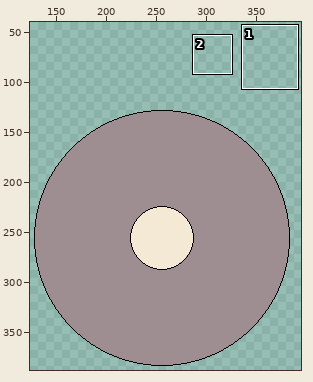
A pixel-art file gets an edit: Pixelfart/frog/ship.aseprite. Above: a wide view before the commit, with the close-up outlined.
Close-up. Old version:
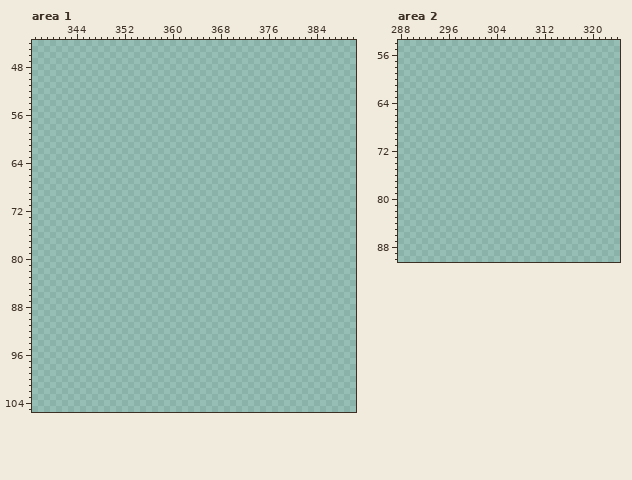
512x512 pixels, 1 frame. Shown: area 1: x 337..390, y 44..105; area 2: x 288..324, y 54..90. The wide view leaves out empty margins. The commit also changed other parts of the picture, which this record leaves out.
Now the later version:
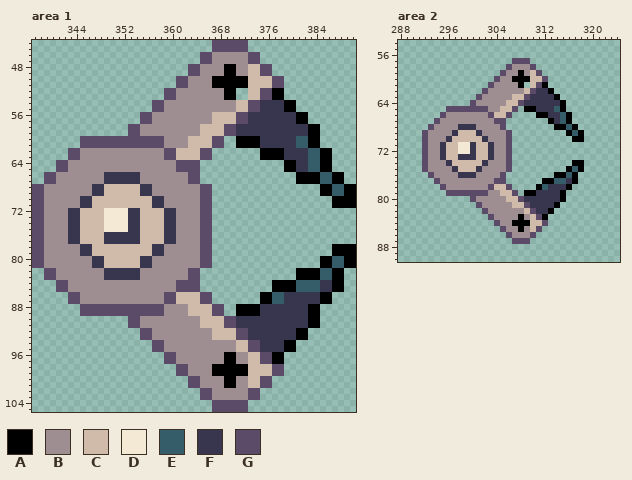
Palette (. is transparent): A #000000  B #9e8e91  C #d0baa9  D #f4e9d4  E #355d69  F #37364e  G #5b4a68
The commit says: Claw Open
Change:
layer "claw" added
--- area 1, layer "claw"
@@ x 337..390 @@
- 44 ......................................................
- 45 ......................................................
- 46 ......................................................
- 47 ......................................................
- 48 ......................................................
- 49 ......................................................
- 50 ......................................................
- 51 ......................................................
- 52 ......................................................
- 53 ......................................................
- 54 ......................................................
- 55 ......................................................
- 56 ......................................................
- 57 ......................................................
- 58 ......................................................
- 59 ......................................................
- 60 ......................................................
- 61 ......................................................
- 62 ......................................................
- 63 ......................................................
- 64 ......................................................
- 65 ......................................................
- 66 ......................................................
- 67 ......................................................
- 68 ......................................................
- 69 ......................................................
- 70 ......................................................
- 71 ......................................................
- 72 ......................................................
- 73 ......................................................
- 74 ......................................................
- 75 ......................................................
- 76 ......................................................
- 77 ......................................................
- 78 ......................................................
- 79 ......................................................
- 80 ......................................................
- 81 ......................................................
- 82 ......................................................
- 83 ......................................................
- 84 ......................................................
- 85 ......................................................
- 86 ......................................................
- 87 ......................................................
- 88 ......................................................
- 89 ......................................................
- 90 ......................................................
- 91 ......................................................
- 92 ......................................................
- 93 ......................................................
- 94 ......................................................
- 95 ......................................................
- 96 ......................................................
- 97 ......................................................
- 98 ......................................................
- 99 ......................................................
-100 ......................................................
-101 ......................................................
-102 ......................................................
-103 ......................................................
-104 ......................................................
-105 ......................................................
+ 44 ..............................GGGGGG..................
+ 45 ..............................GGGGGG..................
+ 46 ............................GGBBBBBBGG................
+ 47 ............................GGBBBBBBGG................
+ 48 ..........................GGBBBBAABBCCGG..............
+ 49 ..........................GGBBBBAABBCCGG..............
+ 50 ........................GGBBBBAAAAAACCCCGG............
+ 51 ........................GGBBBBAAAAAACCCCGG............
+ 52 ......................GGBBBBBBBBAA..CCGGAA............
+ 53 ......................GGBBBBBBBBAA..CCGGAA............
+ 54 ....................GGBBBBBBBBBBBBCCGGFFFFAA..........
+ 55 ....................GGBBBBBBBBBBBBCCGGFFFFAA..........
+ 56 ..................GGBBBBBBBBBBCCCCGGFFFFFFFFAA........
+ 57 ..................GGBBBBBBBBBBCCCCGGFFFFFFFFAA........
+ 58 ................GGBBBBBBBBBBCCCCGGFFFFFFFFFFFFAA......
+ 59 ................GGBBBBBBBBBBCCCCGGFFFFFFFFFFFFAA......
+ 60 ........GGGGGGGGGGGGGGBBBBCCCCGG..AAAAFFFFFFEEAA......
+ 61 ........GGGGGGGGGGGGGGBBBBCCCCGG..AAAAFFFFFFEEAA......
+ 62 ......GGBBBBBBBBBBBBBBGGCCCCGG........AAAAFFFFEEAA....
+ 63 ......GGBBBBBBBBBBBBBBGGCCCCGG........AAAAFFFFEEAA....
+ 64 ....GGBBBBBBBBBBBBBBBBBBGGGG..............AAFFEEAA....
+ 65 ....GGBBBBBBBBBBBBBBBBBBGGGG..............AAFFEEAA....
+ 66 ..GGBBBBBBBBFFFFFFBBBBBBBBGG................AAAAEEAA..
+ 67 ..GGBBBBBBBBFFFFFFBBBBBBBBGG................AAAAEEAA..
+ 68 GGBBBBBBBBFFCCCCCCFFBBBBBBBBGG..................AAEEAA
+ 69 GGBBBBBBBBFFCCCCCCFFBBBBBBBBGG..................AAEEAA
+ 70 GGBBBBBBFFCCCCCCCCCCFFBBBBBBGG....................AAAA
+ 71 GGBBBBBBFFCCCCCCCCCCFFBBBBBBGG....................AAAA
+ 72 GGBBBBFFCCCCDDDDFFCCCCFFBBBBGG........................
+ 73 GGBBBBFFCCCCDDDDFFCCCCFFBBBBGG........................
+ 74 GGBBBBFFCCCCDDDDFFCCCCFFBBBBGG........................
+ 75 GGBBBBFFCCCCDDDDFFCCCCFFBBBBGG........................
+ 76 GGBBBBFFCCCCFFFFFFCCCCFFBBBBGG........................
+ 77 GGBBBBFFCCCCFFFFFFCCCCFFBBBBGG........................
+ 78 GGBBBBBBFFCCCCCCCCCCFFBBBBBBGG....................AAAA
+ 79 GGBBBBBBFFCCCCCCCCCCFFBBBBBBGG....................AAAA
+ 80 GGBBBBBBBBFFCCCCCCFFBBBBBBBBGG..................AAEEAA
+ 81 GGBBBBBBBBFFCCCCCCFFBBBBBBBBGG..................AAEEAA
+ 82 ..GGBBBBBBBBFFFFFFBBBBBBBBGG................AAAAEEAA..
+ 83 ..GGBBBBBBBBFFFFFFBBBBBBBBGG................AAAAEEAA..
+ 84 ....GGBBBBBBBBBBBBBBBBBBGGGG............AAAAEEEEFFAA..
+ 85 ....GGBBBBBBBBBBBBBBBBBBGGGG............AAAAEEEEFFAA..
+ 86 ......GGBBBBBBBBBBBBBBGGCCCCGG........AAEEFFFFFFAA....
+ 87 ......GGBBBBBBBBBBBBBBGGCCCCGG........AAEEFFFFFFAA....
+ 88 ........GGGGGGGGGGGGGGBBBBCCCCGG..AAAAFFFFFFFFAA......
+ 89 ........GGGGGGGGGGGGGGBBBBCCCCGG..AAAAFFFFFFFFAA......
+ 90 ................GGBBBBBBBBBBCCCCGGFFFFFFFFFFFFAA......
+ 91 ................GGBBBBBBBBBBCCCCGGFFFFFFFFFFFFAA......
+ 92 ..................GGBBBBBBBBBBCCCCGGFFFFFFFFAA........
+ 93 ..................GGBBBBBBBBBBCCCCGGFFFFFFFFAA........
+ 94 ....................GGBBBBBBBBBBBBCCGGFFFFAA..........
+ 95 ....................GGBBBBBBBBBBBBCCGGFFFFAA..........
+ 96 ......................GGBBBBBBBBAABBCCGGAA............
+ 97 ......................GGBBBBBBBBAABBCCGGAA............
+ 98 ........................GGBBBBAAAAAACCCCGG............
+ 99 ........................GGBBBBAAAAAACCCCGG............
+100 ..........................GGBBBBAABBCCGG..............
+101 ..........................GGBBBBAABBCCGG..............
+102 ............................GGBBBBBBGG................
+103 ............................GGBBBBBBGG................
+104 ..............................GGGGGG..................
+105 ..............................GGGGGG..................
--- area 2, layer "claw"
@@ x 288..324 @@
 56 .....................................
-57 .....................................
-58 .....................................
-59 .....................................
-60 .....................................
-61 .....................................
-62 .....................................
-63 .....................................
-64 .....................................
-65 .....................................
-66 .....................................
-67 .....................................
-68 .....................................
-69 .....................................
-70 .....................................
-71 .....................................
-72 .....................................
-73 .....................................
-74 .....................................
-75 .....................................
-76 .....................................
-77 .....................................
-78 .....................................
-79 .....................................
-80 .....................................
-81 .....................................
-82 .....................................
-83 .....................................
-84 .....................................
-85 .....................................
-86 .....................................
-87 .....................................
+57 ...................GGG...............
+58 ..................GBBBG..............
+59 .................GBBABCG.............
+60 ................GBBAAACCG............
+61 ...............GBBBBA.CGA............
+62 ..............GBBBBBBCGFFA...........
+63 .............GBBBBBCCGFFFFA..........
+64 ............GBBBBBCCGFFFFFFA.........
+65 ........GGGGGGGBBCCG.AAFFFEA.........
+66 .......GBBBBBBBGCCG....AAFFEA........
+67 ......GBBBBBBBBBGG.......AFEA........
+68 .....GBBBBFFFBBBBG........AAEA.......
+69 ....GBBBBFCCCFBBBBG.........AEA......
+70 ....GBBBFCCCCCFBBBG..........AA......
+71 ....GBBFCCDDFCCFBBG..................
+72 ....GBBFCCDDFCCFBBG..................
+73 ....GBBFCCFFFCCFBBG..................
+74 ....GBBBFCCCCCFBBBG..........AA......
+75 ....GBBBBFCCCFBBBBG.........AEA......
+76 .....GBBBBFFFBBBBG........AAEA.......
+77 ......GBBBBBBBBBGG......AAEEFA.......
+78 .......GBBBBBBBGCCG....AEFFFA........
+79 ........GGGGGGGBBCCG.AAFFFFA.........
+80 ............GBBBBBCCGFFFFFFA.........
+81 .............GBBBBBCCGFFFFA..........
+82 ..............GBBBBBBCGFFA...........
+83 ...............GBBBBABCGA............
+84 ................GBBAAACCG............
+85 .................GBBABCG.............
+86 ..................GBBBG..............
+87 ...................GGG...............
 88 .....................................
Where, in picture pixels (left, top, right, bottom), the same in both close-ups:
added: (32, 40, 356, 412)
added: (422, 58, 584, 244)
